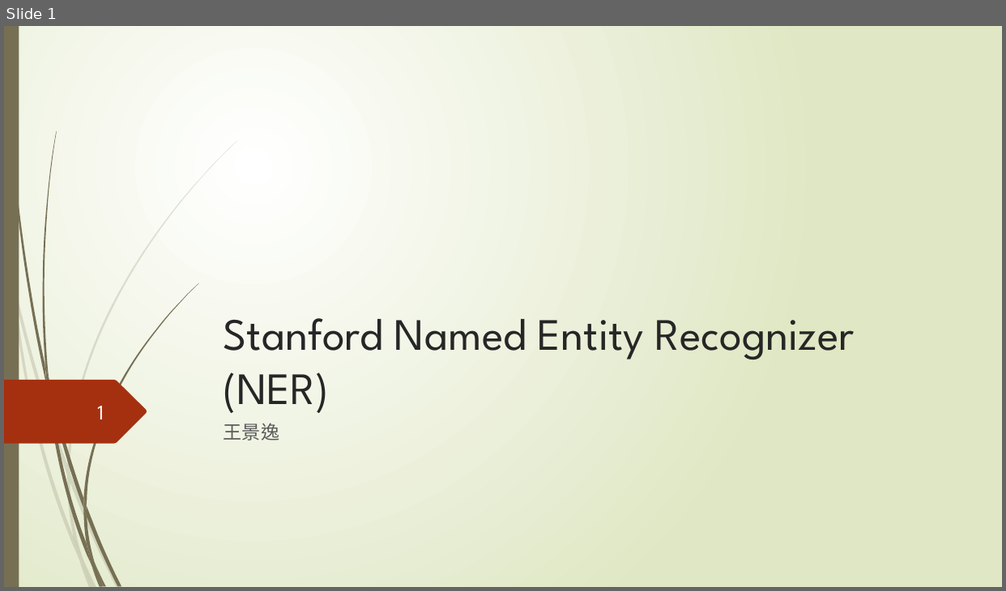
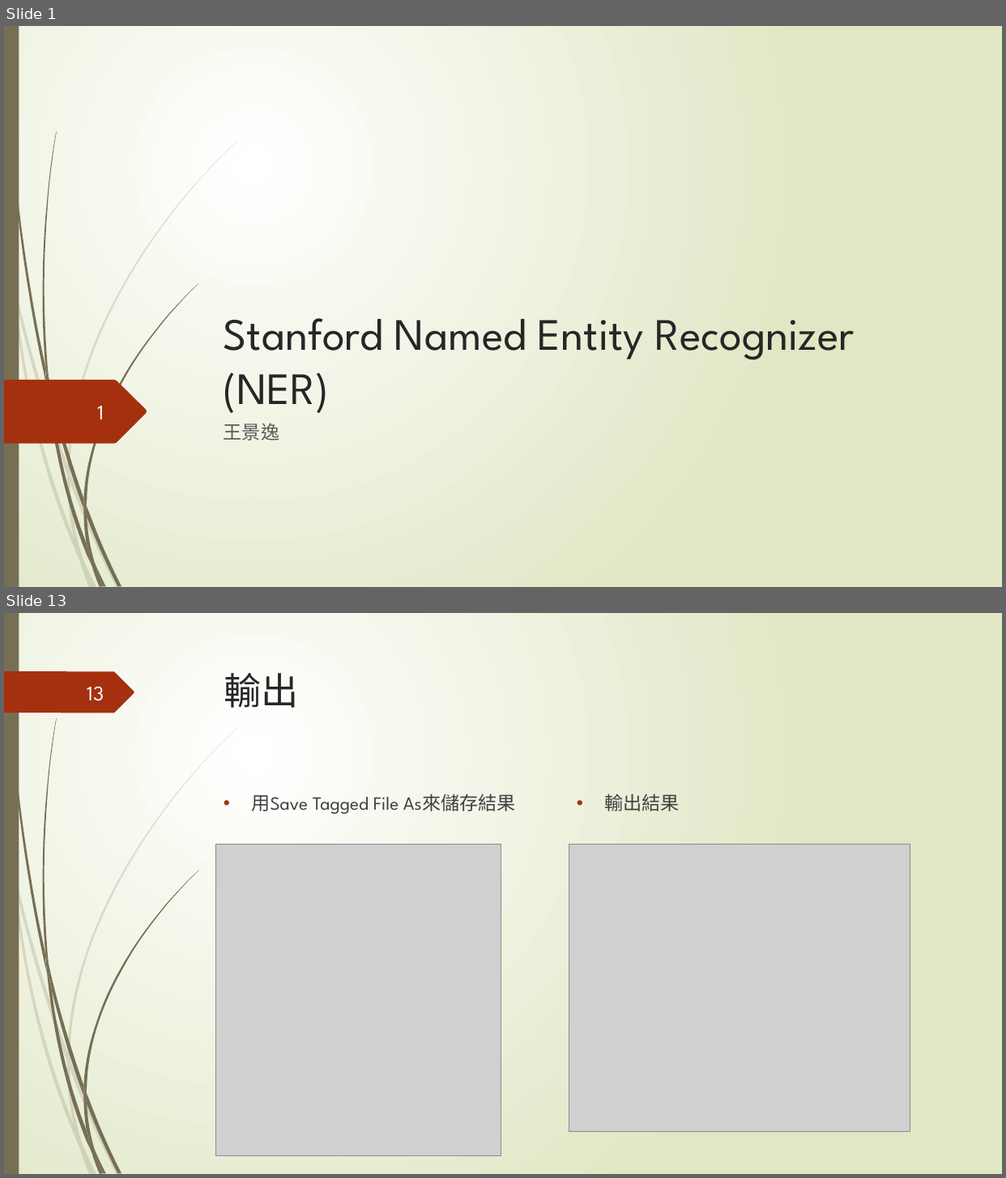
Before and after one commit to kather0912888/PPT, a slide deck: stanford ner.pptx. Shown one above the other, each under a label of ours: slide 1 before the commit, slides 1 and 13 after it; the slides between them are not shown. The pictures are 1006x591 and 1006x1178 pixels, drawn with LibreOffice and Linux fonts; fonts in the diff are those of the drawing; grey boxes stand for pictures. Boxes give left, top, right and bottom in pixels: in the first picture for what was removed or moved away, otherwise in the second. Text is boxed around its words. In the diff, an @@ line names an element or a change of style, - is before the commit and + after.

Commit message:
未包含程式化跟中文執行結果

```diff
--- a/stanford ner.pptx
+++ b/stanford ner.pptx
@@ slide 13 added at (x1=4, y1=613, x2=1002, y2=1174), background gradient #FFFFFF to #DFE8C4; not listed: 23 template elements that a slide beside it also shows @@
@@ freeform shape added at (x1=4, y1=671, x2=134, y2=713), fill #A53010 @@
@@ title added at (x1=224, y1=673, x2=298, y2=708), 36 pt, text #262626 @@
+輸出
@@ page number added at (x1=87, y1=686, x2=104, y2=701), 20 pt, text #FEFFFF @@
+13
@@ text added at (x1=252, y1=794, x2=516, y2=814), 18 pt, text #404040 @@
+• 用Save Tagged File As來儲存結果
@@ text added at (x1=604, y1=794, x2=679, y2=811), 18 pt, text #404040 @@
+• 輸出結果
@@ picture added at (x1=216, y1=845, x2=501, y2=1156) @@
@@ picture added at (x1=569, y1=845, x2=910, y2=1131) @@
```
Also in this commit, not shown: 5 slides changed, 8 other slides added, 2 slides removed.
